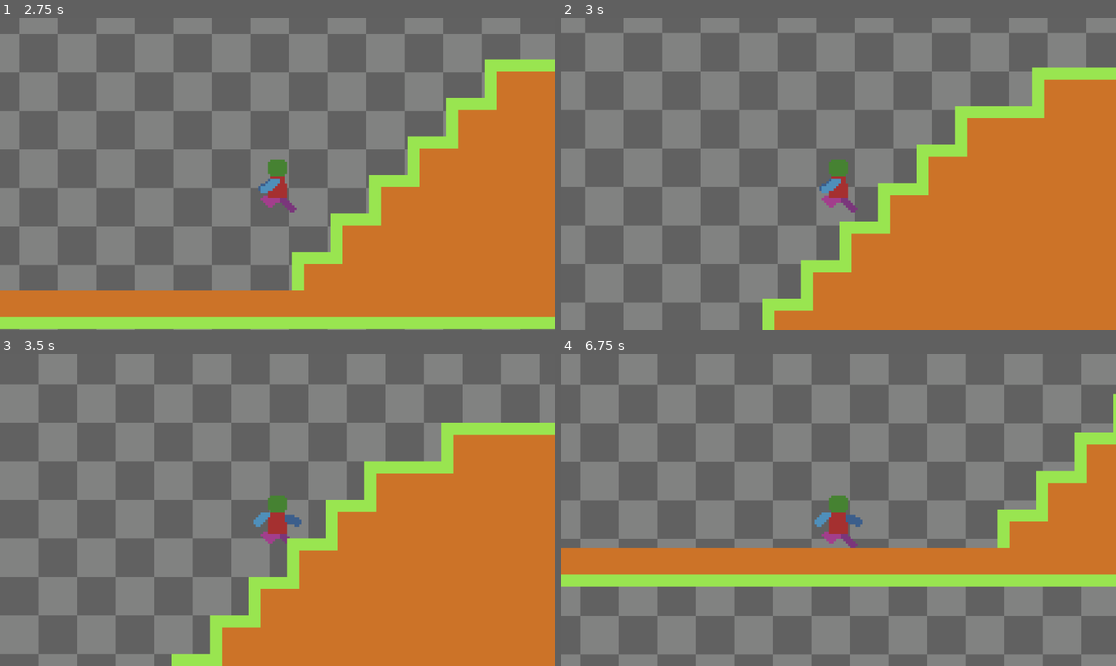
Above: before the commit, frames 1-4 (two rows, left to right).
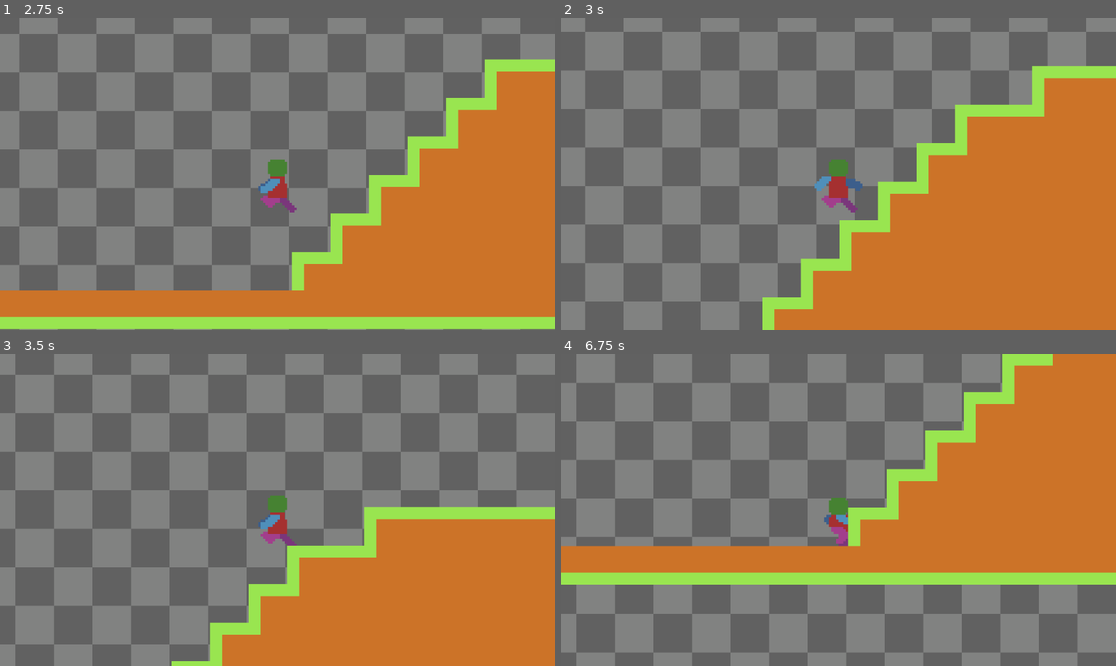
Above: after the commit, the same moments.

Repository: banjobanana/GameJam
Game: Godot game, scene res://Scenes/main_menu.tscn
Same seed, same stepped clock (60 frames per second), same inputs: the game is played once before the commit and once after it.
Inputs (mouse positions are in pixels of both pictures, inside the frame that each line leads up to):
- Up to frame 1 (2.75 s): click (277, 99) at 0.52 s; type "12" at 0.6 s; click "Play" at 1.25 s; hold D (Right) from 2.03 s (still down); hold X (Attack, bound only after the commit) from 2.03 s (still down); tap C (Dash) at 2.1 s; tap Space (Jump) at 2.27, 2.57 s
- Up to frame 2 (3 s): keep holding D (Right); release X (Attack, bound only after the commit) at 2.78 s; tap X (Attack, bound only after the commit) at 2.85 s
- Up to frame 3 (3.5 s): keep holding D (Right); tap Space (Jump) at 3.02, 3.05, 3.32 s
- Up to frame 4 (6.75 s): release D (Right) at 3.53 s; hold A (Left) 3.53-4.28 s; hold Space (Jump) 3.53-4.28 s; tap C (Dash) at 3.8, 4.35, 5.85 s; hold D (Right) 4.28-5.78 s; tap Space (Jump) at 4.52, 4.82, 5.27, 5.3, 5.57, 6.02, 6.32 s; tap X (Attack, bound only after the commit) at 4.55 s; hold X (Attack, bound only after the commit) 5.03-5.78 s; hold A (Left) 5.78-6.53 s; hold D (Right) from 6.53 s (still down); hold X (Attack, bound only after the commit) from 6.53 s (still down)

Frame 1 is identical in both runs. In frame 2, 2.0% of the frame differs, in the area x 0-100%, y 4-94%; in frame 3, 41%; in frame 4, 75%, in the area x 0-100%, y 0-100%.

Commit message:
Attacking
Attack animation
Attack input key
-Need to add attack state end
-Actual attcking logic

Diff:
--- a/project-box/Scenes/player.tscn
+++ b/project-box/Scenes/player.tscn
@@ -11,6 +11,15 @@
 [ext_resource type="Script" uid="uid://vvpi5bakvxb0" path="res://States/FallState.gd" id="9_f1ek2"]
 [ext_resource type="Script" uid="uid://450ng7h7sogj" path="res://States/WallJumpState.gd" id="10_tx1dd"]
 [ext_resource type="Script" uid="uid://blgsd8jpt58nr" path="res://States/DashingState.gd" id="11_gymyn"]
+[ext_resource type="Script" uid="uid://jfcgoyc72sdd" path="res://States/AttackState.gd" id="12_pu2lt"]
+
+[sub_resource type="AtlasTexture" id="AtlasTexture_ukyrk"]
+atlas = ExtResource("1_4flbx")
+region = Rect2(32, 416, 32, 32)
+
+[sub_resource type="AtlasTexture" id="AtlasTexture_7dp3o"]
+atlas = ExtResource("1_4flbx")
+region = Rect2(64, 416, 32, 32)
 
 [sub_resource type="AtlasTexture" id="AtlasTexture_pu2lt"]
 atlas = ExtResource("1_4flbx")
@@ -102,6 +111,17 @@
 
 [sub_resource type="SpriteFrames" id="SpriteFrames_b26j0"]
 animations = [{
+"frames": [{
+"duration": 1.0,
+"texture": SubResource("AtlasTexture_ukyrk")
+}, {
+"duration": 1.0,
+"texture": SubResource("AtlasTexture_7dp3o")
+}],
+"loop": false,
+"name": &"Attack",
+"speed": 5.0
+}, {
 "frames": [{
 "duration": 1.0,
 "texture": SubResource("AtlasTexture_pu2lt")
@@ -212,7 +232,7 @@
 
 [node name="AnimatedSprite2D" type="AnimatedSprite2D" parent="."]
 sprite_frames = SubResource("SpriteFrames_b26j0")
-animation = &"Dash"
+animation = &"Attack"
 autoplay = "idle"
 
 [node name="CollisionShape2D" type="CollisionShape2D" parent="."]
@@ -246,6 +266,9 @@
 [node name="Dashing" type="Node" parent="Statemachine"]
 script = ExtResource("11_gymyn")
 
+[node name="Attacking" type="Node" parent="Statemachine"]
+script = ExtResource("12_pu2lt")
+
 [node name="Camera2D" type="Camera2D" parent="."]
 zoom = Vector2(5, 5)
 
--- a/project-box/Scritps/player.gd
+++ b/project-box/Scritps/player.gd
@@ -54,6 +54,8 @@
 var keyJump=false
 var keyJumpPressed=false
 var keyDash = false
+var keyAttack=false
+var keyAttackPressed=false
 
 #nodes
 @onready var animated_sprite_2d: AnimatedSprite2D = $AnimatedSprite2D
@@ -99,6 +101,8 @@
 
 	HorizontalMovement()
 
+	Attack()
+
 	HandleJumping()
 
 	move_and_slide()
@@ -109,7 +113,7 @@
 		currentState=newState
 		previousState.ExitState()
 		newState.EnterState()
-		#print("State change from "+previousState.Name+" to "+newState.Name)
+		print("State change from "+previousState.Name+" to "+newState.Name)
 		return
 
 func GetWallDirection():
@@ -128,6 +132,8 @@
 	keyJump = Input.is_action_pressed("Jump")
 	keyJumpPressed = Input.is_action_just_pressed("Jump")
 	keyDash = Input.is_action_just_pressed("Dash")
+	keyAttack = Input.is_action_pressed("Attack")
+	keyAttackPressed = Input.is_action_just_pressed("Attack")
 
 	if keyRight: facing=1
 	if keyLeft: facing=-1
@@ -143,6 +149,7 @@
 	#if currentState == States.Jump or currentState == States.Fall:
 		#moveSpeed/=2
 	if moveDirectionX != 0:
+		#ChangeState(States.Run)
 		velocity.x = move_toward(velocity.x, moveDirectionX * MoveSpeed,accelaration)
 		#print(moveSpeed)
 	else:
@@ -228,3 +235,8 @@
 		health = MAXHEALTH
 	else:
 		health+=heal
+
+func Attack():
+	if keyAttackPressed:
+		print("attacking")
+		ChangeState(States.Attacking)
--- /dev/null
+++ b/project-box/States/AttackState.gd
@@ -0,0 +1,20 @@
+extends PlayerState
+
+func EnterState():
+	Name="Attacking"
+
+func ExitState():
+	pass
+
+func Draw():
+	pass
+
+func Update(_delta):
+	Player.HandleFalling()
+	Player.HandleJumping()
+	Player.HorizontalMovement()
+	HandleAnimations()
+
+func HandleAnimations():
+	Player.animated_sprite_2d.play("Attack")
+	Player.HandleFlipH()
--- a/project-box/States/RunState.gd
+++ b/project-box/States/RunState.gd
@@ -10,7 +10,7 @@
 	pass
 
 func Update(_delta: float):
-	Player.HorizontalMovement()
+	Player.HorizontalMovement(Player.GROUNDACCELARATION,Player.GROUNDDECELARATION)
 	Player.HandleJumping()
 	Player.HandleFalling()
 	HandleAnimations()
--- a/project-box/States/States.gd
+++ b/project-box/States/States.gd
@@ -8,3 +8,4 @@
 @onready var Fall  = $Fall
 @onready var  WallJump = $WallJump
 @onready var Dashing = $Dashing
+@onready var Attacking = $Attacking
--- a/project-box/project.godot
+++ b/project-box/project.godot
@@ -51,6 +51,12 @@
 "events": [Object(InputEventKey,"resource_local_to_scene":false,"resource_name":"","device":-1,"window_id":0,"alt_press …(191 unchanged characters)…
 ]
 }
+Attack={
+"deadzone": 0.2,
+"events": [Object(InputEventKey,"resource_local_to_scene":false,"resource_name":"","device":-1,"window_id":0,"alt_pressed":false,"shift_pressed":false,"ctrl_pressed":false,"meta_pressed":false,"pressed":false,"keycode":0,"physical_keycode":88,"key_label":0,"unicode":120,"location":0,"echo":false,"script":null)
+, Object(InputEventMouseButton,"resource_local_to_scene":false,"resource_name":"","device":-1,"window_id":0,"alt_pressed":false,"shift_pressed":false,"ctrl_pressed":false,"meta_pressed":false,"button_mask":0,"position":Vector2(0, 0),"global_position":Vector2(0, 0),"factor":1.0,"button_index":1,"canceled":false,"pressed":false,"double_click":false,"script":null)
+]
+}
 
 [rendering]
 
Not shown: 1 places in project-box/Scenes/player.tscn that only renumber resources
Not shown, added: project-box/States/AttackState.gd.uid
